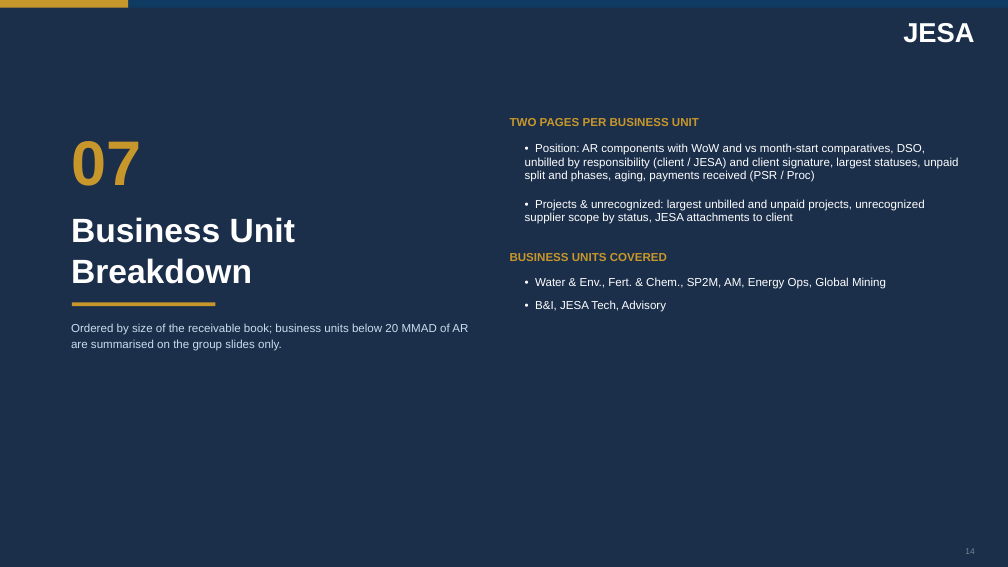
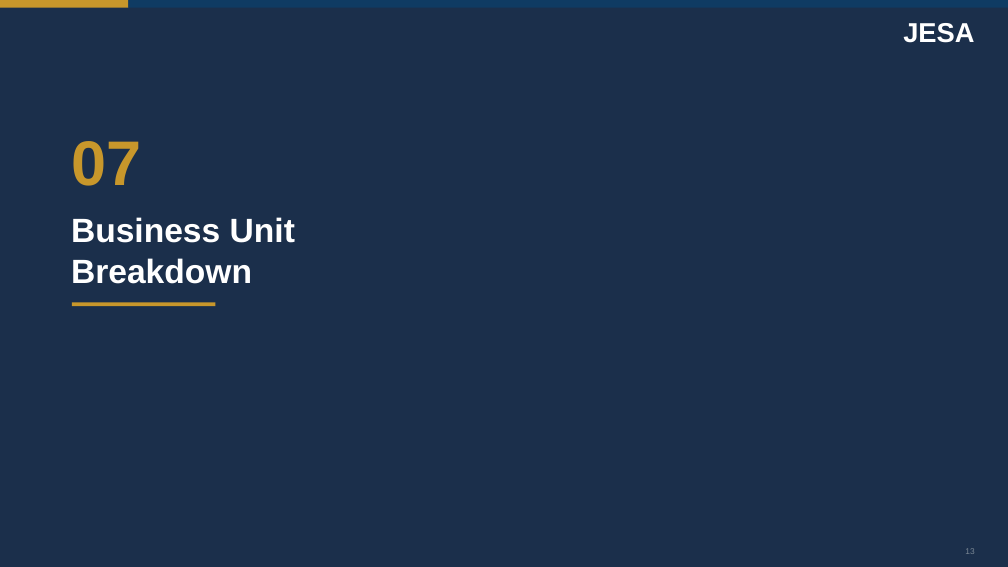
Before and after one commit to cherkaouihassan-art/Skills-Repo, a slide deck: slide 13 of weekly-ar-cash-deck/output/JESA_AR_Cash_Position_Nov_W3_2026-11-18.pptx (slide 14 before the commit). Drawn at 1008x567 pixels with LibreOffice and Linux fonts; fonts in the diff are those of the drawing. Boxes give left, top, right and bottom in pixels: in the first picture for what was removed or moved away, otherwise in the second. Text is boxed around its words. In the diff, an @@ line names an element or a change of style, - is before the commit and + after.

```diff
--- a/weekly-ar-cash-deck/output/JESA_AR_Cash_Position_Nov_W3_2026-11-18.pptx
+++ b/weekly-ar-cash-deck/output/JESA_AR_Cash_Position_Nov_W3_2026-11-18.pptx
@@ text removed at (510,118,699,126) @@
-TWO PAGES PER BUSINESS UNIT
@@ text removed at (525,143,959,182) @@
-• Position: AR components with WoW and vs month-start comparatives, DSO, unbilled by responsibility (client / JESA) and client signature, largest statuses, unpaid split and phases, aging, payments received (PSR / Proc)
@@ text removed at (525,199,924,224) @@
-• Projects & unrecognized: largest unbilled and unpaid projects, unrecognized supplier scope by status, JESA attachments to client
@@ text removed at (510,253,667,261) @@
-BUSINESS UNITS COVERED
@@ text removed at (535,277,886,289) @@
-• Water & Env., Fert. & Chem., SP2M, AM, Energy Ops, Global Mining
@@ text removed at (71,323,468,351) @@
-Ordered by size of the receivable book; business units below 20 MMAD of AR are summarised on the group slides only.
@@ text removed at (535,300,666,312) @@
-• B&I, JESA Tech, Advisory
```
Also in this commit, not shown: 31 other slides changed, 2 slides removed, 4 other files.
